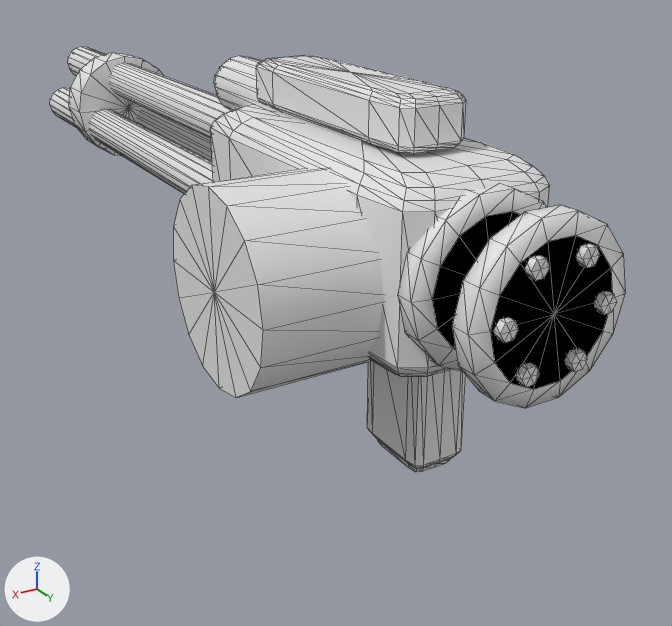
What one commit did to the glTF model models/parts/llm_gen_aux_weapon_036_a10f1e.glb.
One viewpoint serves both versions: a 50 mm lens placed at (27.9, 37.8, 23.6), pointed at (-3.5, -14.6, -2.6). Every picture has the same lights, and +X, +Y and +Z are marked at lower left. The picture after the commit comes second. Mesh edges are drawn as thin lines. Vertices at exactly the same position are counted once.

In view in the first picture: 'adapter_palm_latch_dark', 'addon_optic_tube_8_adapter_dark', 'barrel_bl_4_barrel_metal', 'barrel_br_5_barrel_metal', 'barrel_clamp_ring_6_barrel_metal', 'barrel_top_3_barrel_metal', 'cannon_body_0_barrel_metal', 'servo_7_bolts_gold', 'servo_7_servo_accent', 'side_ammo_drum_2_barrel_metal', 'top_carry_handle_1_zeon_olive_coat'.
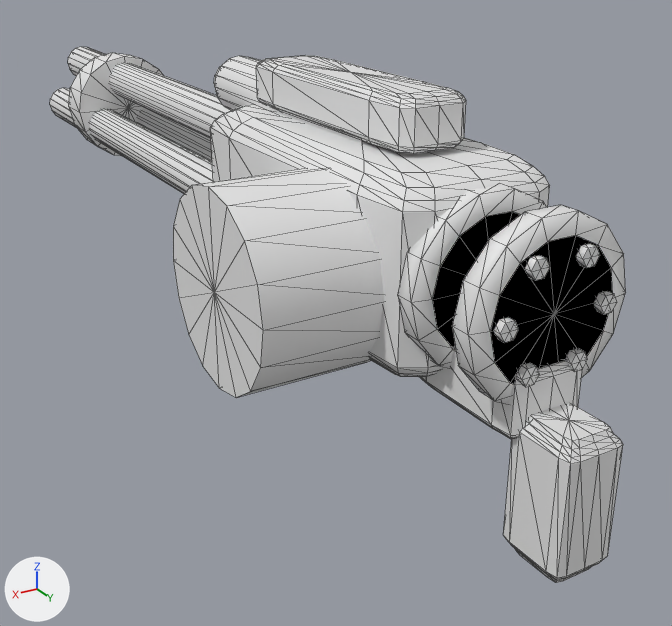
The newer file is also turned or shifted as a whole; pictures and numbers use the older file's frame.

Location of each change, (x1, y1, x2, y2) in pixels of the pictures (672 x 626 px):
'adapter_palm_latch_dark', reshaped
    before: (367, 361, 466, 472)
    after: (503, 403, 623, 583)
'adapter_receiver_bridge_dark', reshaped (not visible before)
    after: (420, 347, 582, 439)

Edits to the bpy script that builds the scene:
```text
Change me_adapter_palm_latch_dark:
    used by ob_adapter_palm_latch_dark; location = (0.0, 0.0, 0.0)
    remove me_adapter_palm_latch_dark.from_pydata(...)  # 114 vertices, 224 faces; spans x -1.7..1.7, y -2.6..2.6, z -5.19..4.19
    add me_adapter_palm_latch_dark.from_pydata(...)  # 114 vertices, 224 faces; spans x -1.7..1.7, y 9.7..13.7, z -5.01..2.62
    me_adapter_palm_latch_dark part 1: 114 of 114 vertices moved; they spanned x -1.7..1.7, y -2.6..2.6, z -5.19..4.19 and now span x -1.7..1.7, y 9.7..13.7, z -5.01..2.62; mean shift (0.0, 11.7, -0.7)
Change me_adapter_receiver_bridge_dark:
    used by ob_adapter_receiver_bridge_dark; location = (0.0, 0.0, 0.0)
    remove me_adapter_receiver_bridge_dark.from_pydata(...)  # 114 vertices, 224 faces; spans x -2.3..2.3, y -9.0..3.0, z 2.44..6.36
    add me_adapter_receiver_bridge_dark.from_pydata(...)  # 114 vertices, 224 faces; spans x -2.2..2.2, y 2.5..10.5, z 1.15..4.85
    me_adapter_receiver_bridge_dark part 2: 114 of 114 vertices moved; they spanned x -2.3..2.3, y -9.0..3.0, z 2.44..6.36 and now span x -2.2..2.2, y 2.5..10.5, z 1.15..4.85; mean shift (0.0, 9.5, -1.4)
```
